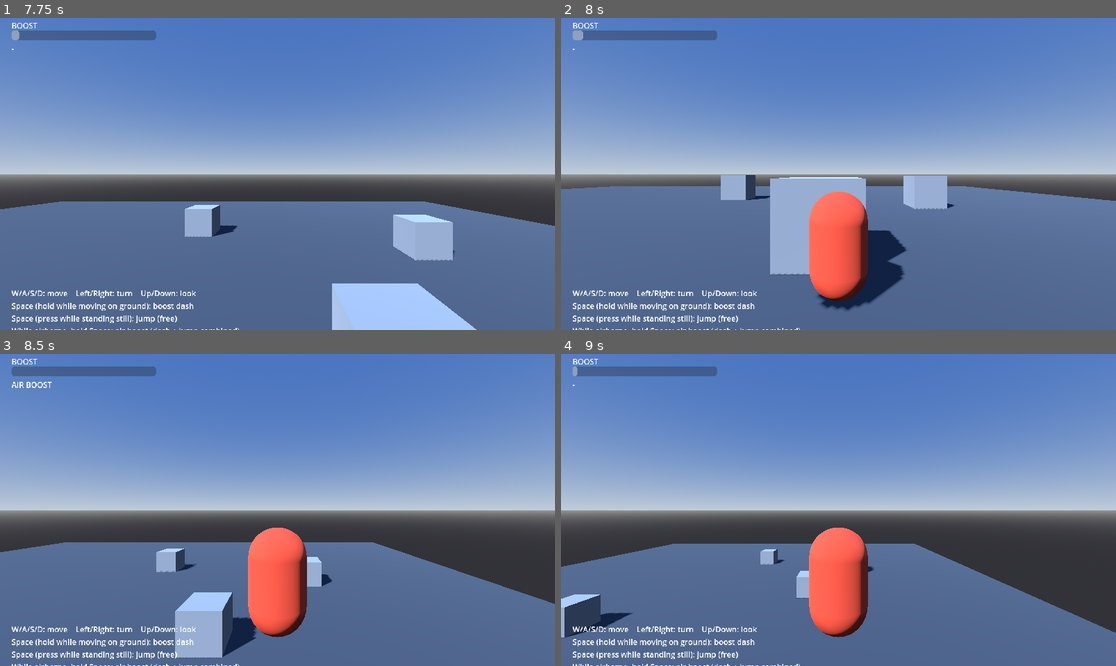
Above: before the commit, frames 1-4 (two rows, left to right).
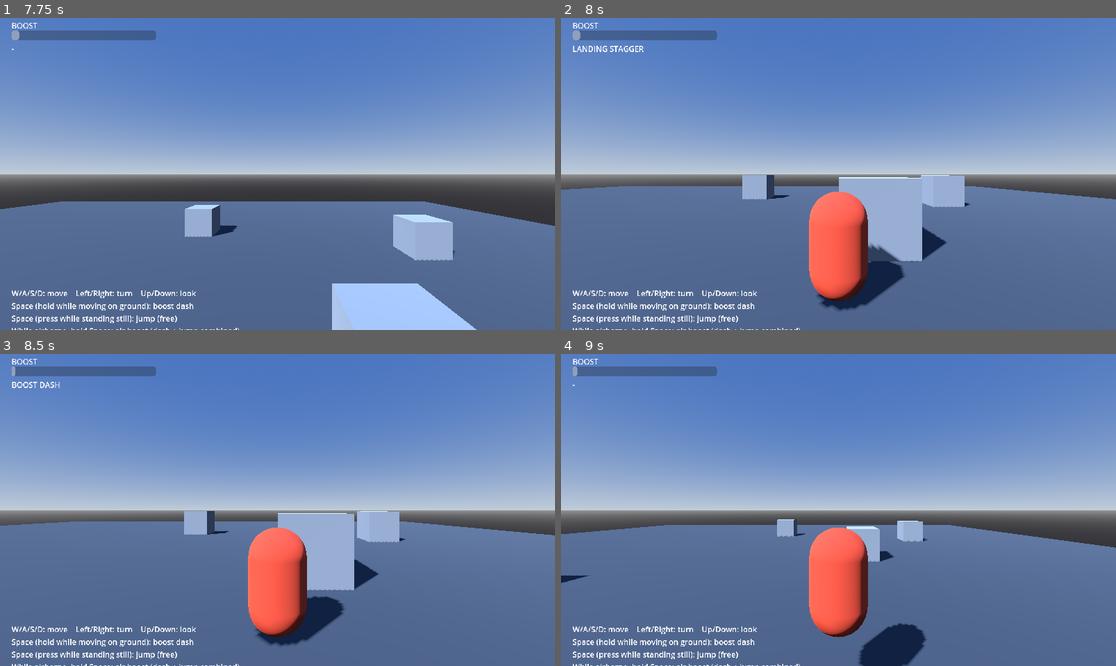
Above: after the commit, the same moments.

Repository: kozakoza1216/ac
Game: Godot game, scene res://scenes/Main.tscn
Two runs of this game, one before a commit and one after it. Both use one fixed random seed, a clock stepped at 60 frames per second and the inputs below.
Inputs:
- Up to frame 1 (7.75 s): tap Enter at 0.5 s; hold D 0.53-1.28 s; hold Space 0.53-1.28 s; hold S 1.28-2.03 s; tap Space at 1.35, 1.52, 1.82, 2.85, 3.02, 3.32, 4.35, 4.52, 4.82, 5.85, 6.02, 6.32, 7.35, 7.52 s; hold D 2.03-2.78 s; hold Space 2.03-2.78 s; hold W 2.78-3.53 s; hold Space 3.53-4.28 s; hold A 3.53-5.03 s; hold S 5.03-5.78 s; hold Space 5.03-5.78 s; hold D 5.78-6.53 s; hold W 6.53-7.28 s; hold Space 6.53-7.28 s; hold D from 7.28 s (still down)
- Up to frame 2 (8 s): keep holding D; tap Space at 7.82 s
- Up to frame 3 (8.5 s): release D at 8.03 s; hold S from 8.03 s (still down); hold Space from 8.03 s (still down)
- Up to frame 4 (9 s): release S at 8.78 s; release Space at 8.78 s; hold A from 8.78 s (still down); tap Space at 8.85 s

Frame 1 is identical in both runs. In frame 2, 6.5% of the frame differs, in the area x 0-100%, y 4-94%; in frame 3, 15%, in the area x 0-100%, y 4-98%; in frame 4, 13%.

Commit message:
Add hard-landing stagger based on continuous fall time
A timer starts counting the instant vertical velocity goes negative
(actually descending) and resets whenever grounded or moving upward
again. Landing while that timer is past HARD_LANDING_FALL_TIME (0.45s)
locks out all input -- movement, turning, camera, boost -- for
HARD_LANDING_STAGGER_DURATION (0.5s), regardless of whether boost was
active at the moment of touchdown. An ordinary jump's hang time stays
under the threshold, so it doesn't trigger this.

Co-Authored-By: Claude Sonnet 5 <noreply@anthropic.com>
Claude-Session: https://claude.ai/code/session_01AUEeVjV1iAVicfMFpLPHpb

Diff:
--- a/scripts/player.gd
+++ b/scripts/player.gd
@@ -53,6 +53,14 @@
 
 const REBOOST_WINDOW := 0.35
 
+# A fall timer starts counting the moment vertical velocity goes negative
+# (i.e. you start actually descending) and resets whenever you're grounded
+# or moving upward again. Landing on the ground -- not boosting -- while
+# that timer is at or past this threshold means the fall was long enough
+# to count as a hard landing, which locks out input briefly.
+const HARD_LANDING_FALL_TIME := 0.45
+const HARD_LANDING_STAGGER_DURATION := 0.5
+
 const TURN_SPEED := 2.6
 const PITCH_SPEED := 1.8
 const PITCH_MIN := -1.05 # ~ -60 deg
@@ -77,10 +85,27 @@
 
 var _t: float = 0.0
 var _boost_prev_held: bool = false
+var _fall_timer: float = 0.0
+var _stagger_timer: float = 0.0
 
 
 func _physics_process(delta: float) -> void:
 	_t += delta
+
+	if _stagger_timer > 0.0:
+		# Hard-landing stagger: no input of any kind, just let gravity
+		# keep settling the body until it wears off.
+		_stagger_timer = maxf(0.0, _stagger_timer - delta)
+		state = State.NORMAL
+		if not is_on_floor():
+			velocity.y -= GRAVITY * delta
+		velocity.x = 0.0
+		velocity.z = 0.0
+		move_and_slide()
+		_boost_prev_held = Input.is_key_pressed(KEY_SPACE)
+		_update_hud()
+		return
+
 	_update_look(delta)
 
 	var move_input := _get_move_input()
@@ -181,17 +206,30 @@
 	elif velocity.y < 0.0:
 		velocity.y = -1.0
 
+	if not was_on_floor and velocity.y < 0.0:
+		_fall_timer += delta
+	else:
+		_fall_timer = 0.0
+
 	move_and_slide()
 
-	if is_on_floor() and not was_on_floor and state == State.NORMAL:
-		# Not boosting: momentum is arrested the instant the legs touch
-		# down, instead of bleeding off gradually. If you're already
-		# holding a direction at that instant, skip the inertia ramp-up
-		# entirely and snap straight to walking speed.
-		if has_move_input:
-			velocity.x = move_dir.x * WALK_MAX_SPEED
-			velocity.z = move_dir.z * WALK_MAX_SPEED
-		else:
+	if is_on_floor() and not was_on_floor:
+		if state == State.NORMAL:
+			# Not boosting: momentum is arrested the instant the legs touch
+			# down, instead of bleeding off gradually. If you're already
+			# holding a direction at that instant, skip the inertia
+			# ramp-up entirely and snap straight to walking speed.
+			if has_move_input:
+				velocity.x = move_dir.x * WALK_MAX_SPEED
+				velocity.z = move_dir.z * WALK_MAX_SPEED
+			else:
+				velocity.x = 0.0
+				velocity.z = 0.0
+
+		# A long enough fall staggers the landing regardless of whether
+		# boost happened to be active at touchdown.
+		if _fall_timer >= HARD_LANDING_FALL_TIME:
+			_stagger_timer = HARD_LANDING_STAGGER_DURATION
 			velocity.x = 0.0
 			velocity.z = 0.0
 
@@ -230,6 +268,9 @@
 	if boost_bar:
 		boost_bar.value = boost_gauge
 	if state_label:
+		if _stagger_timer > 0.0:
+			state_label.text = "LANDING STAGGER"
+			return
 		match state:
 			State.NORMAL:
 				state_label.text = "-"
Not shown, changed: README.md
